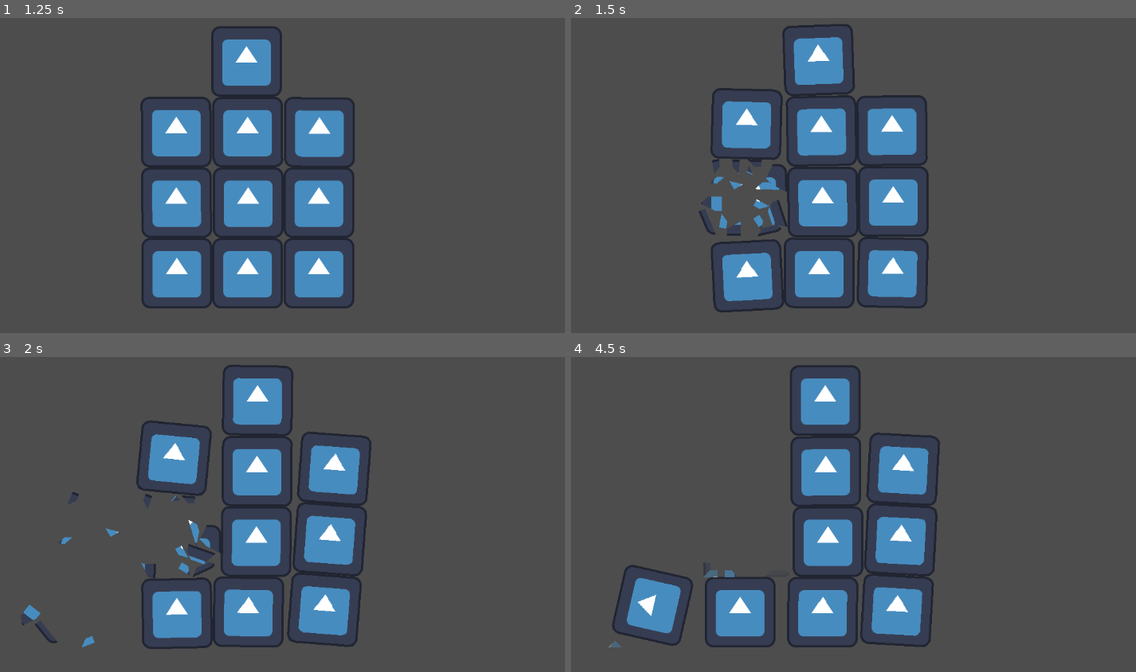
Above: before the commit, frames 1-4 (two rows, left to right).
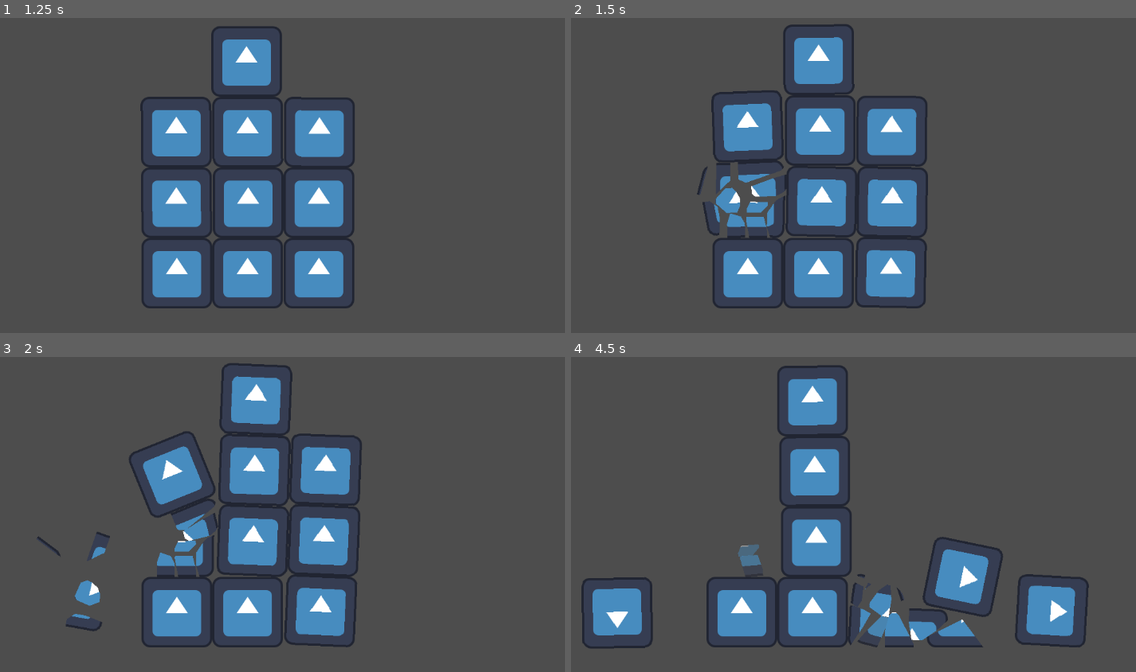
Above: after the commit, the same moments.

Repository: enclot/destory-block
Game: Godot game, scene res://main.tscn
The game is run twice, just before and just after one commit, with the same random seed, the same clock (stepped at 60 frames per second) and the same inputs. The engine's default icon, where the game draws it, is replaced by a stand-in: a white triangle on a blue panel in a dark square.
Inputs (mouse positions are in pixels of both pictures, inside the frame that each line leads up to):
- Up to frame 1 (1.25 s): move the mouse to (457, 178) at 0.52 s; click (457, 178) at 0.67 s
- Up to frame 2 (1.5 s): tap Enter at 1.25 s; move the mouse to (763, 213) at 1.27 s; click (763, 213) at 1.42 s
- Up to frame 3 (2 s): no input
- Up to frame 4 (4.5 s): move the mouse to (955, 457) at 2.02 s; click (955, 457) at 2.17 s; move the mouse to (859, 605) at 2.77 s; click (859, 605) at 2.92 s; move the mouse to (1079, 590) at 3.52 s; click (1079, 590) at 3.67 s; move the mouse to (700, 483) at 4.27 s; click (700, 483) at 4.42 s

Frame 1 is identical in both runs. In frame 2, 4.6% of the frame differs, in the area x 22-64%, y 2-94%; in frame 3, 8.6%; in frame 4, 16%, in the area x 1-92%, y 2-93%.

Commit message:
値を調整

Diff:
--- a/scripts/distructible_block.gd
+++ b/scripts/distructible_block.gd
@@ -4,7 +4,7 @@
 
 const SHARD_SCENE = preload("res://shard.tscn")
 
-@export var divisions : int = 20
+@export var divisions : int = 10
 @export var impulse_force : float = 550.0
 
 @onready var sprite_2d: Sprite2D = $Sprite2D
@@ -80,8 +80,8 @@
 	var corners = [Vector2(0,0), Vector2(size.x, 0), Vector2(size.x, size.y), Vector2(0, size.y)]
 
 	# 画像全体を細かく走査して頂点を集める（解像度）
-	var steps_x = 10
-	var steps_y = 10
+	var steps_x = 20
+	var steps_y = 20
 	var all_points = PackedVector2Array(corners)
 	for y in range(steps_y + 1):
 		for x in range(steps_x + 1):
